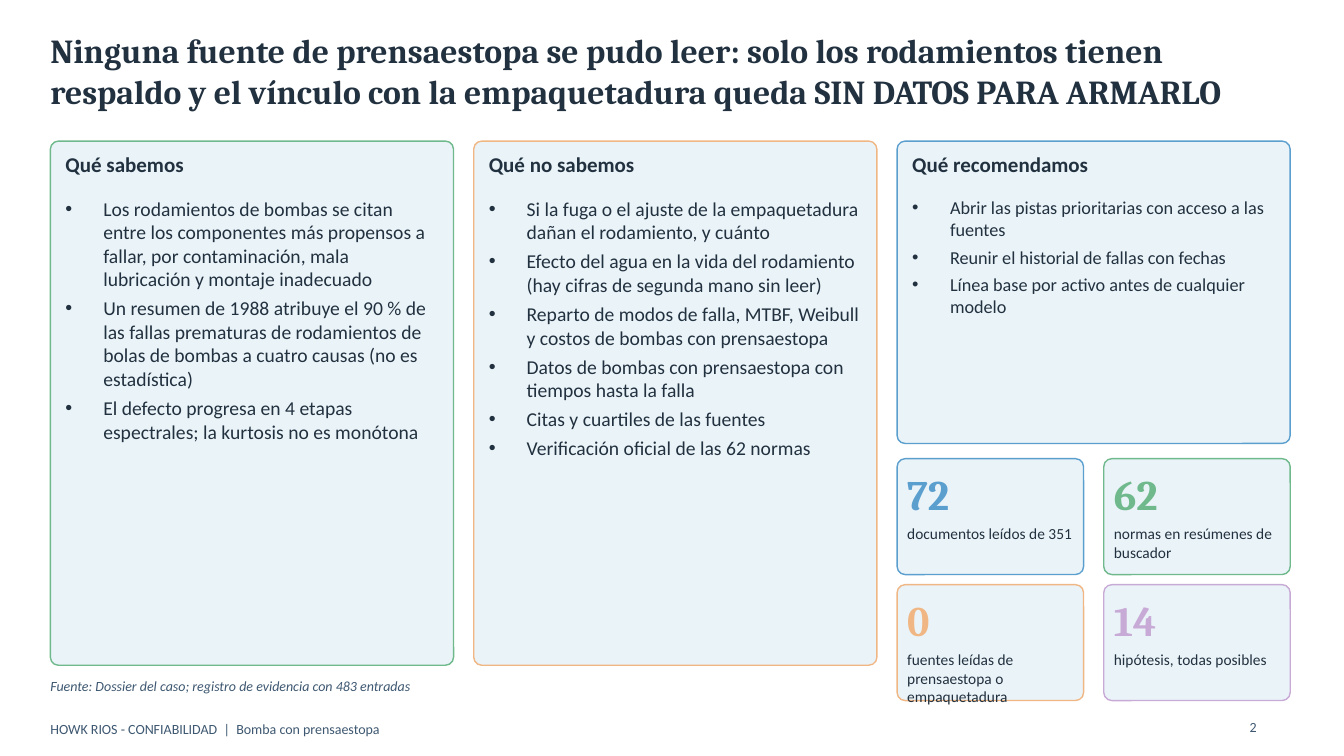
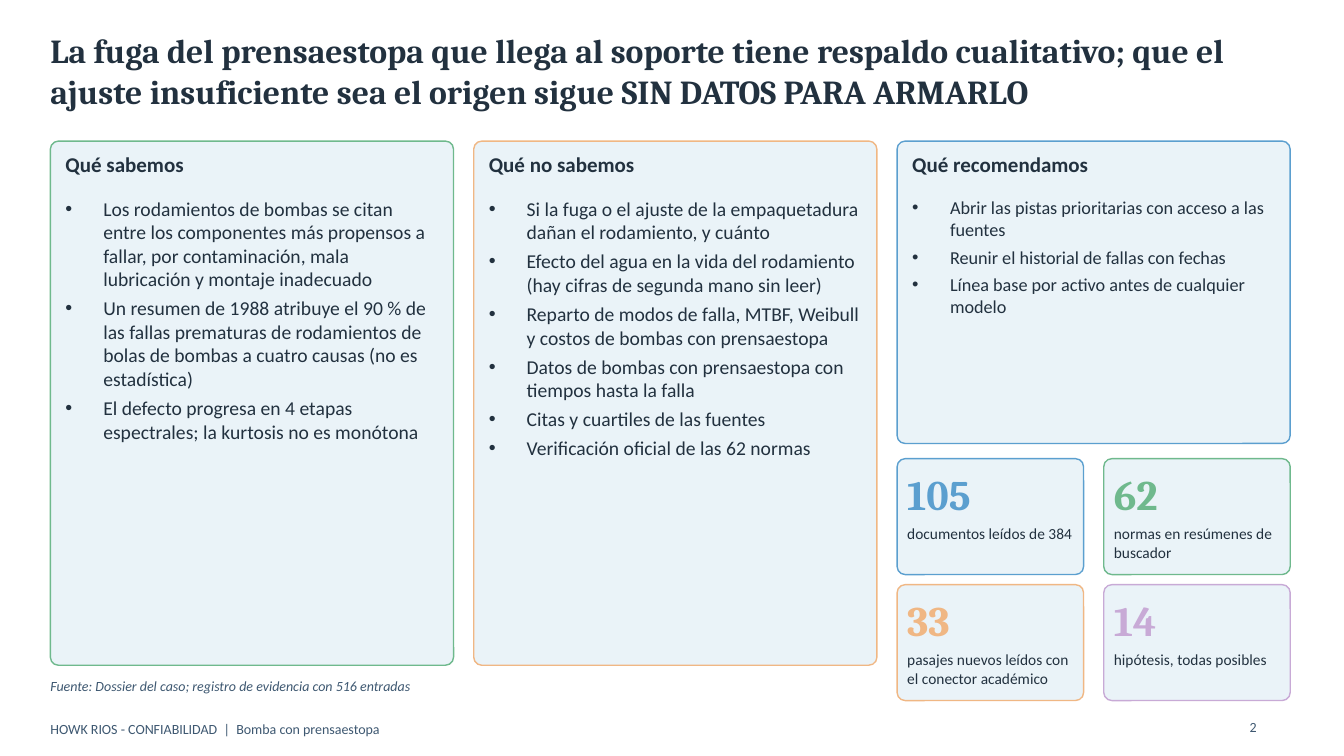
Before and after one commit to howkrios-65/clima-lima, a slide deck: slide 2 of docs/entregables/presentacion_bomba_prensaestopa.pptx. Drawn at 1344x756 pixels with LibreOffice and Linux fonts; fonts in the diff are those of the drawing. Boxes give left, top, right and bottom in pixels: in the first picture for what was removed or moved away, otherwise in the second. Text is boxed around its words. In the diff, an @@ line names an element or a change of style, - is before the commit and + after.

```diff
--- a/docs/entregables/presentacion_bomba_prensaestopa.pptx
+++ b/docs/entregables/presentacion_bomba_prensaestopa.pptx
@@ text at [50, 39, 1224, 112]: text changed @@
-Ninguna fuente de prensaestopa se pudo leer: solo los rodamientos tienen respaldo y el vínculo con la empaquetadura queda SIN DATOS PARA ARMARLO
+La fuga del prensaestopa que llega al soporte tiene respaldo cualitativo; que el ajuste insuficiente sea el origen sigue SIN DATOS PARA ARMARLO
@@ text at [907, 481, 970, 511]: text changed @@
-72
+105
@@ text at [907, 528, 1071, 539]: text changed @@
-documentos leídos de 351
+documentos leídos de 384
@@ text at [907, 607, 950, 636]: text changed @@
-0
+33
@@ text at [907, 654, 1069, 684]: text changed @@
-fuentes leídas de prensaestopa o empaquetadura
+pasajes nuevos leídos con el conector académico
@@ text at [50, 681, 410, 694]: text changed @@
-Fuente: Dossier del caso; registro de evidencia con 483 entradas
+Fuente: Dossier del caso; registro de evidencia con 516 entradas
```
Also in this commit, not shown: 9 other slides changed, 15 other files.
